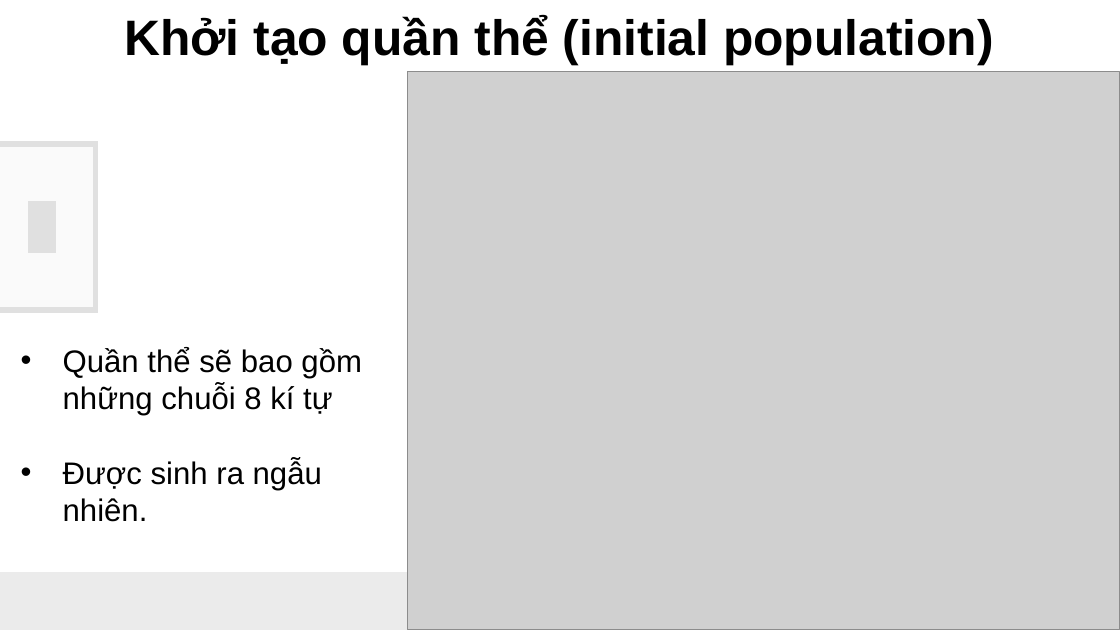
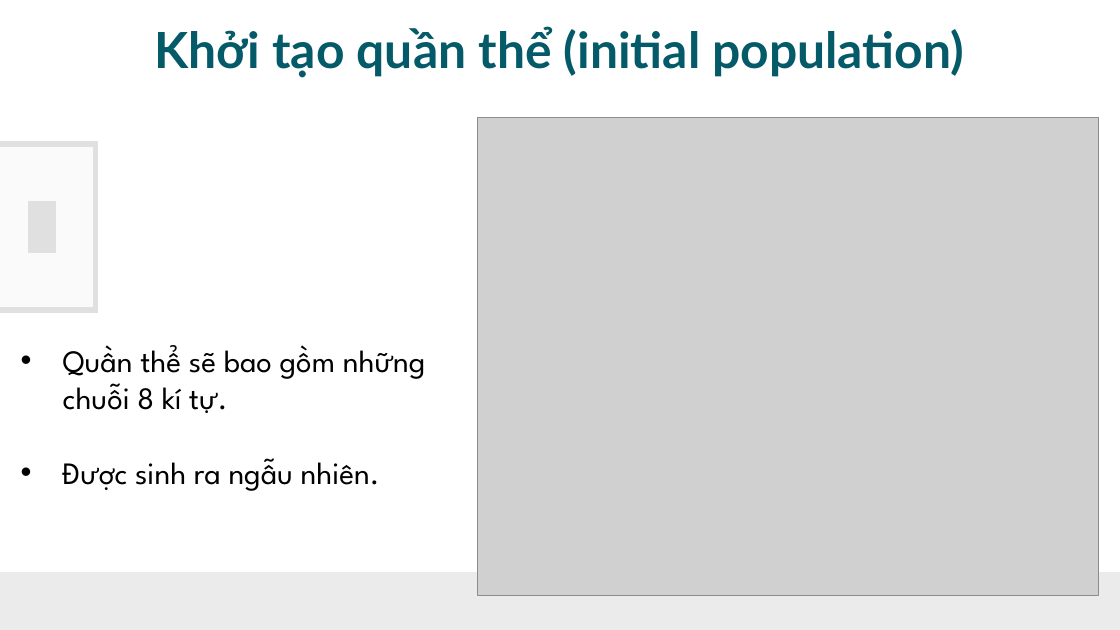
Before and after one commit to TooCuteToo/GiaiThuatTienHoa, a slide deck: slide 13 of ThuatTienHoa_I.pptx (slide 12 before the commit). Drawn at 1120x630 pixels with LibreOffice and Linux fonts; fonts in the diff are those of the drawing; grey boxes stand for pictures. Boxes give left, top, right and bottom in pixels: in the first picture for what was removed or moved away, otherwise in the second. Text is boxed around its words. In the diff, an @@ line names an element or a change of style, - is before the commit and + after.

```diff
--- a/ThuatTienHoa_I.pptx
+++ b/ThuatTienHoa_I.pptx
@@ text "Khởi tạo quần thể (initial ...": place and size @@
-text "Khởi tạo quần thể (initial ..." at [124, 15, 994, 65]
+text "Khởi tạo quần thể (initial ..." at [154, 26, 964, 78]
@@ text "Khởi tạo quần thể (initial ..." at [154, 26, 964, 78]: font Arial to Lato, text colour #000000 to #045A68 @@
@@ picture: place and size @@
-picture at [408, 72, 1120, 629]
+picture at [477, 118, 1099, 596]
@@ text at [63, 345, 426, 413]: text changed; font Arial to League Spartan @@
-  • Quần thể sẽ bao gồm những chuỗi 8 kí tự
+  • Quần thể sẽ bao gồm những chuỗi 8 kí tự.
@@ text at [63, 458, 380, 491]: font Arial to League Spartan in "Được sinh ra ngẫu nhiên." @@
```
Also in this commit, not shown: 24 other slides changed, 1 slide added, 1 other file.
